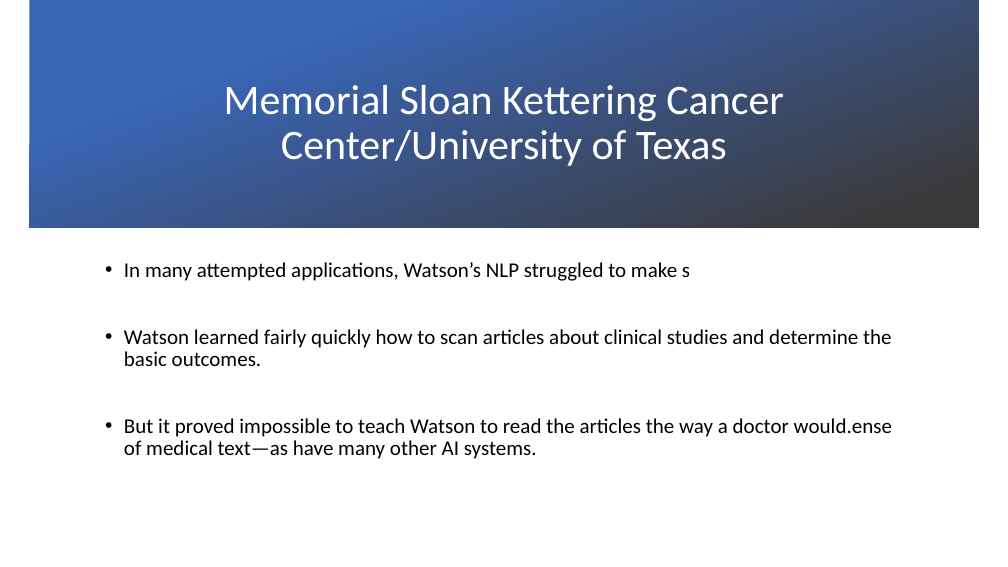
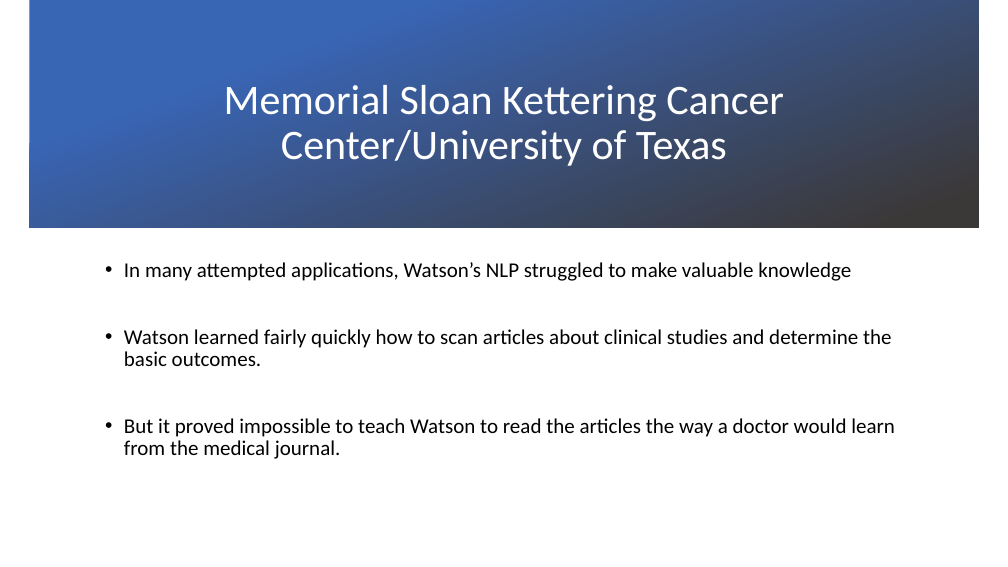
Before and after one commit to savorgnan5/USM, a slide deck: slide 8 of News_of_the _Week.pptx. Drawn at 1008x567 pixels with LibreOffice and Linux fonts; fonts in the diff are those of the drawing; background and template pictures are left out. Boxes give left, top, right and bottom in pixels: in the first picture for what was removed or moved away, otherwise in the second. Text is boxed around its words. In the diff, an @@ line names an element or a change of style, - is before the commit and + after.

```diff
--- a/News_of_the _Week.pptx
+++ b/News_of_the _Week.pptx
@@ text at bbox=[124, 262, 851, 281]: text changed @@
-• In many attempted applications, Watson’s NLP struggled to make s
+• In many attempted applications, Watson’s NLP struggled to make valuable knowledge
@@ text at bbox=[124, 418, 895, 459]: text changed @@
-• But it proved impossible to teach Watson to read the articles the way a doctor would.ense of medical text—as have many other AI systems.
+• But it proved impossible to teach Watson to read the articles the way a doctor would learn from the medical journal.
```
Also in this commit, not shown: 3 other slides changed, 1 slide removed, 6 other files.
